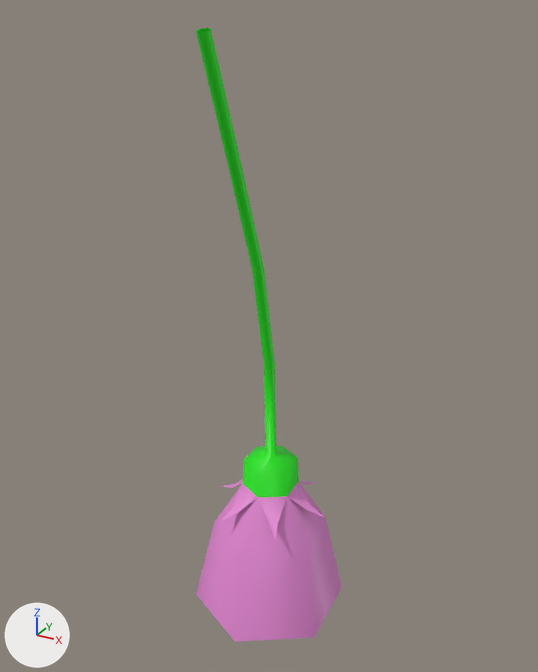
Before and after pictures for a commit that changed the FBX model Plants/OrangeAbutilon.fbx.
Before and after are seen from a 50 mm camera at (0.54, -0.815, 0.024) aimed at (-0.008, 0.181, -0.474). Arrows for +X, +Y and +Z are at lower left; the lights stay in place. The older version comes first. Where no turn or scale is listed for an object, it has been applied to the vertices.

The first picture shows 'OrangeAbutilon'.
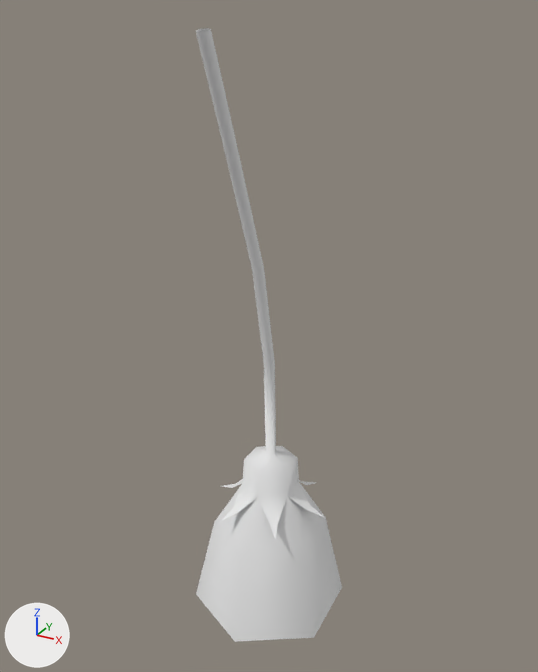
Location of each change, [x1, y1, x2, y2] in pixels of the pictures (538 x 672 px):
part 1 of me_circle_013, recoloured (pink to white): [196, 479, 342, 642] in both
part 2 of me_circle_013, recoloured (green to white): [196, 28, 299, 497] in both

Edits to the bpy script that builds the scene:
```text
Add mat_orange_abuloton_texture:
    mat_orange_abuloton_texture = principled_material('Orange Abuloton Texture')
    mat_orange_abuloton_texture.base_color = (0.8, 0.8, 0.8)  # white #e7e7e7
    mat_orange_abuloton_texture.roughness = 1.0
Change me_circle_013:
    where me_circle_013.from_pydata(...)  # 90 vertices, 70 faces; spans x -0.127..0.125, y -0.008..0.312, z -1.082..0.002
    used by ob_orangeabutilon; location = (0.0, 0.0, 0.0)
    me_circle_013 part 1: all 34 faces that had it switch from mat_flat (pink #e78ad6) to mat_orange_abuloton_texture (white #e7e7e7)
    me_circle_013 part 2: all 36 faces that had it switch from mat_stem (green #1ee714) to mat_orange_abuloton_texture (white #e7e7e7)
```
